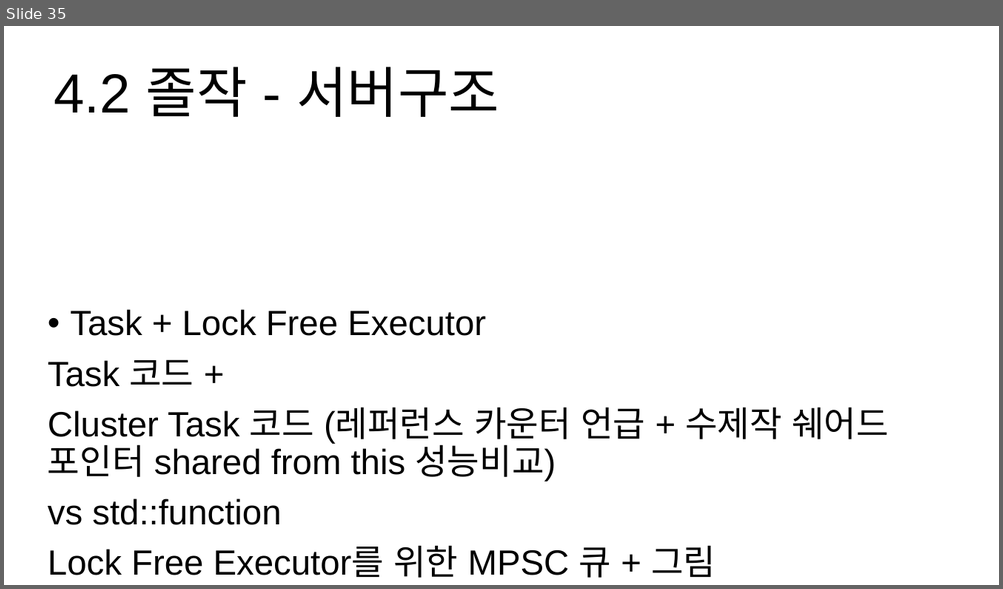
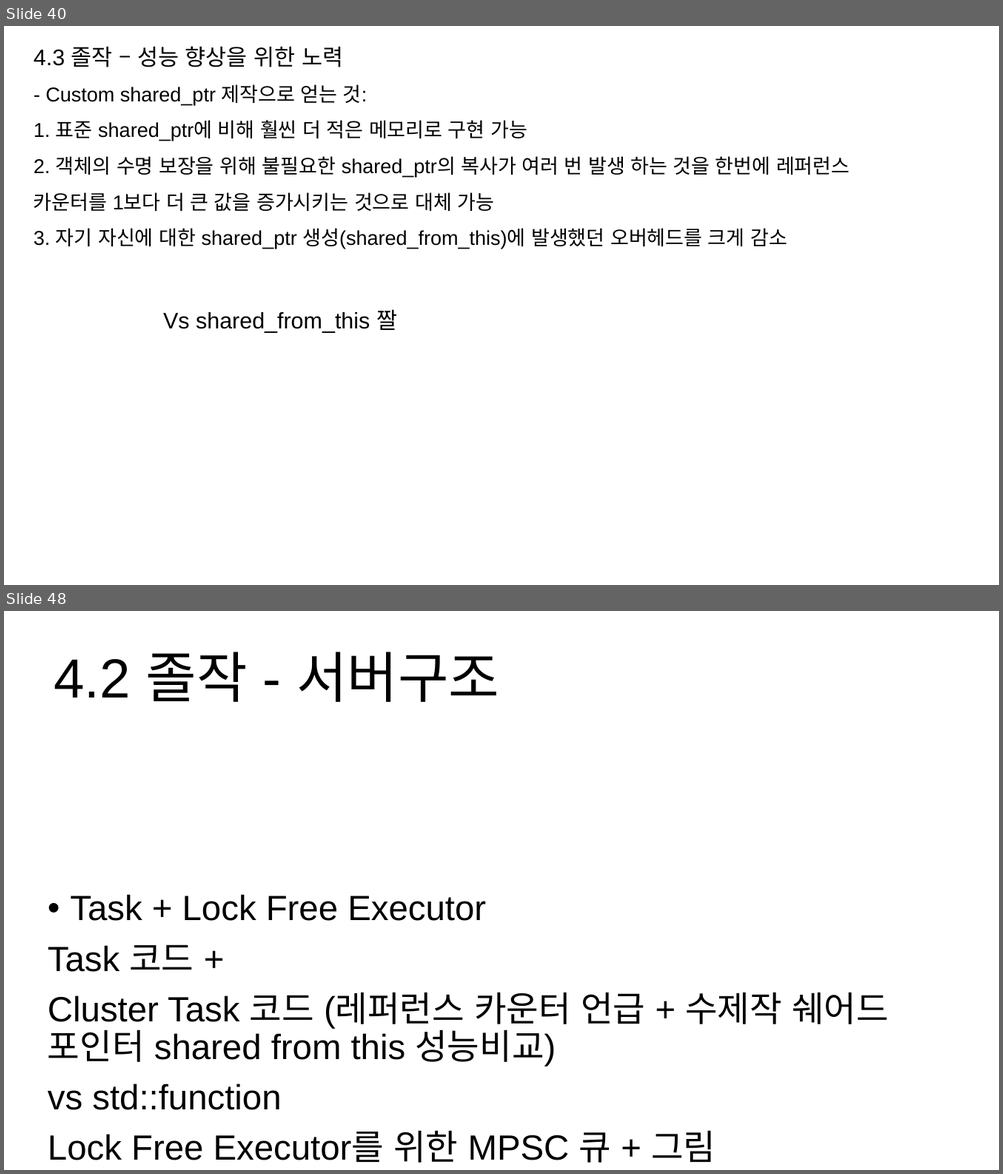
Before and after one commit to hypernagox/FYP_Evergreen, a slide deck: 포트폴리오/서버_최재혁/포트폴리오.pptx. Shown one above the other, each under a label of ours: slide 35 before the commit, slides 40 and 48 after it; the slides between them are not shown. The pictures are 1003x589 and 1003x1174 pixels, drawn with LibreOffice and Linux fonts; fonts in the diff are those of the drawing. Boxes give left, top, right and bottom in pixels: in the first picture for what was removed or moved away, otherwise in the second. Text is boxed around its words. In the diff, an @@ line names an element or a change of style, - is before the commit and + after.

```diff
--- a/포트폴리오/서버_최재혁/포트폴리오.pptx
+++ b/포트폴리오/서버_최재혁/포트폴리오.pptx
@@ slide 40 added at [4, 26, 999, 585], background #FFFFFF @@
@@ text added at [34, 46, 343, 67], 18 pt, text #000000 @@
+4.3 졸작 – 성능 향상을 위한 노력
@@ title added at [34, 84, 849, 249], 16 pt, text #000000 @@
+- Custom shared_ptr 제작으로 얻는 것:
+1. 표준 shared_ptr에 비해 훨씬 더 적은 메모리로 구현 가능
+2. 객체의 수명 보장을 위해 불필요한 shared_ptr의 복사가 여러 번 발생 하는 것을 한번에 레퍼런스 카운터를 1보다 더 큰 값을 증가시키는 것으로 대체 가능
+3. 자기 자신에 대한 shared_ptr 생성(shared_from_this)에 발생했던 오버헤드를 크게 감소
@@ text added at [163, 309, 397, 333], 18 pt, text #000000 @@
+Vs shared_from_this 짤
@@ what was slide 35 is now slide 48 @@
```
Also in this commit, not shown: 3 slides changed, 12 other slides added, 8 other files.
